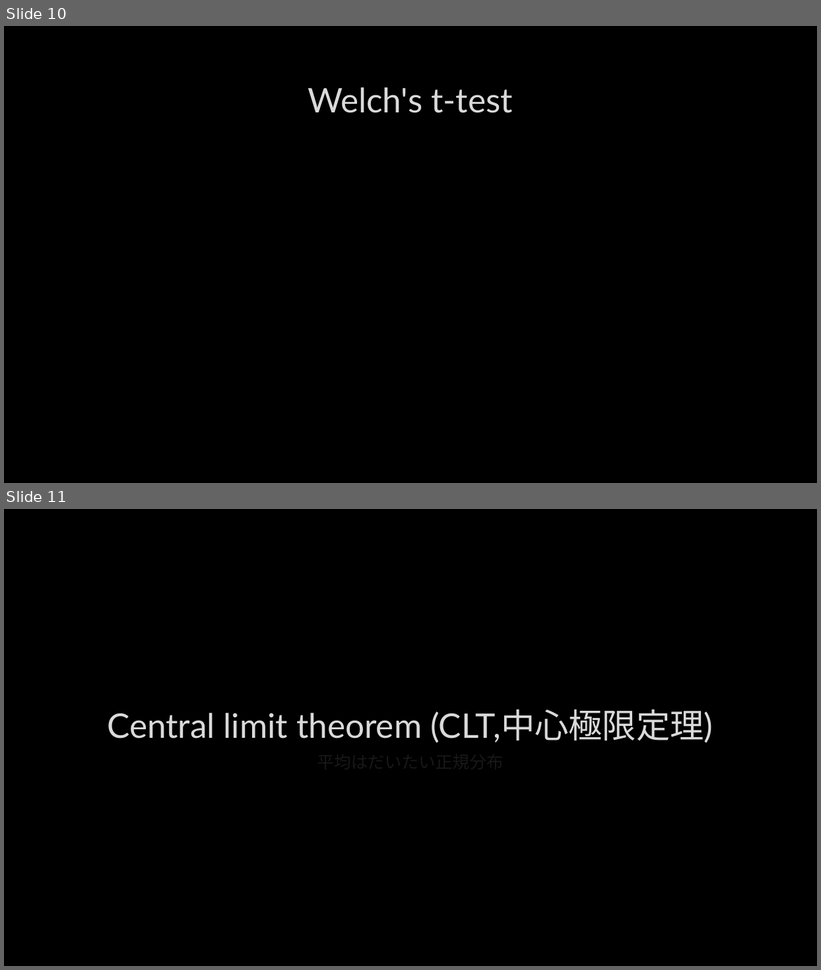
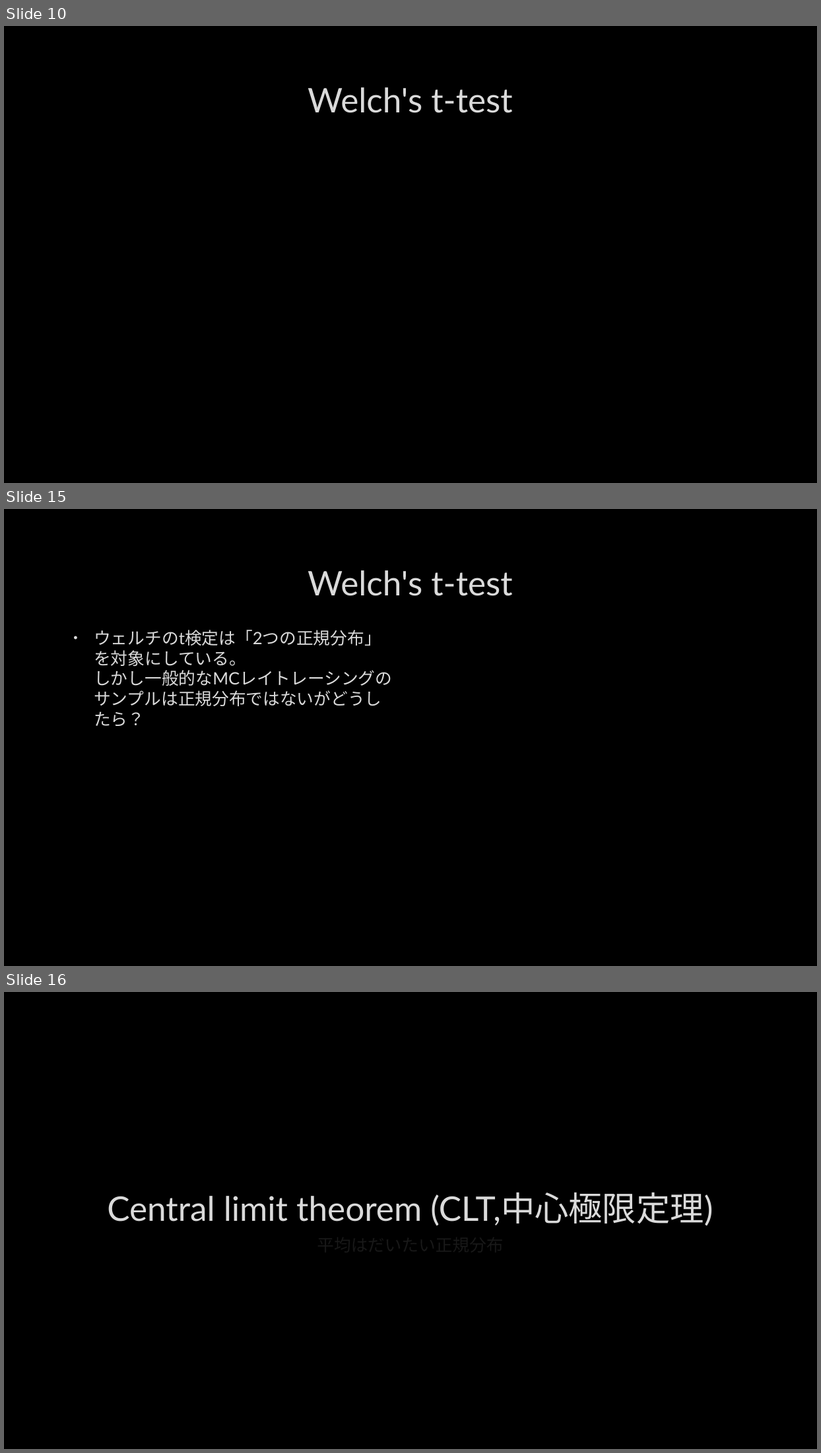
Before and after one commit to ykozw/detecting-bias, a slide deck: detecting_bias_in_monte_carlo_renderers_using_welch’s.pptx. Shown one above the other, each under a label of ours: slides 10 and 11 before the commit, slides 10, 15 and 16 after it; the slides between them are not shown. The pictures are 821x970 and 821x1453 pixels, drawn with LibreOffice and Linux fonts; fonts in the diff are those of the drawing; grey boxes stand for pictures; background and template pictures are left out. Boxes give left, top, right and bottom in pixels: in the first picture for what was removed or moved away, otherwise in the second. Text is boxed around its words. In the diff, an @@ line names an element or a change of style, - is before the commit and + after.

```diff
--- a/detecting_bias_in_monte_carlo_renderers_using_welch’s.pptx
+++ b/detecting_bias_in_monte_carlo_renderers_using_welch’s.pptx
@@ slide 15 added at [4,509,817,966], background picture (left out) @@
@@ title added at [308,570,512,596], 40 pt, text #DADADA @@
+Welch's t-test
@@ text added at [94,630,392,686], 20 pt, text #DADADA @@
+• ウェルチのt検定は「2つの正規分布」を対象にしている。
+  しかし一般的なMCレイトレーシングのサンプルは正規分布ではないがどうしたら？
@@ what was slide 11 is now slide 16 @@
```
Also in this commit, not shown: 4 slides changed, 5 other slides added, 1 other file.
